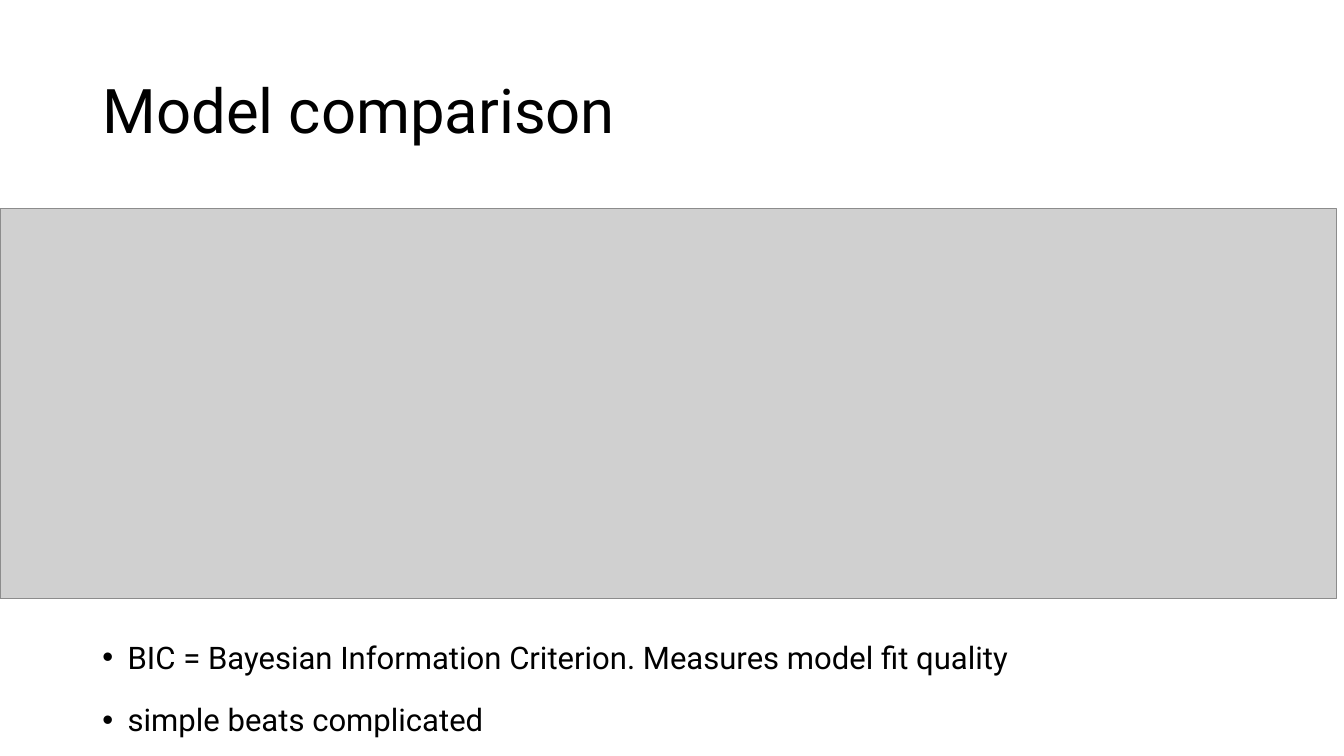
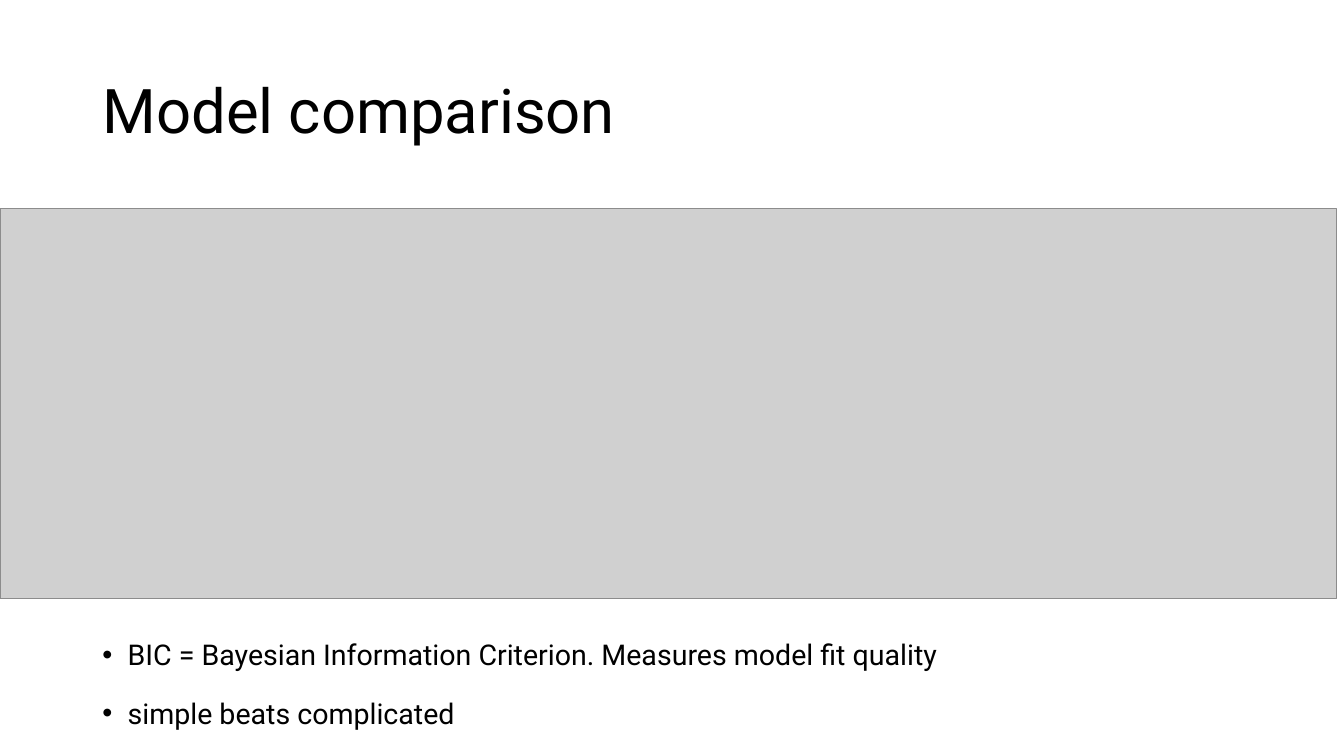
Before and after one commit to trNk27/Human_Data_Exploration, a slide deck: slide 38 of presentation/Prototype.pptx (slide 35 before the commit). Drawn at 1344x756 pixels with LibreOffice and Linux fonts; fonts in the diff are those of the drawing; grey boxes stand for pictures; background and template pictures are left out. Boxes give left, top, right and bottom in pixels: in the first picture for what was removed or moved away, otherwise in the second. Text is boxed around its words. In the diff, an @@ line names an element or a change of style, - is before the commit and + after.

```diff
--- a/presentation/Prototype.pptx
+++ b/presentation/Prototype.pptx
@@ text "BIC = Bayesian Information Criterion. ..." at box(128, 643, 937, 730): size 22.2 to 20.4 pt @@
```
Also in this commit, not shown: 7 other slides changed, 5 slides added, 1 slide removed.
